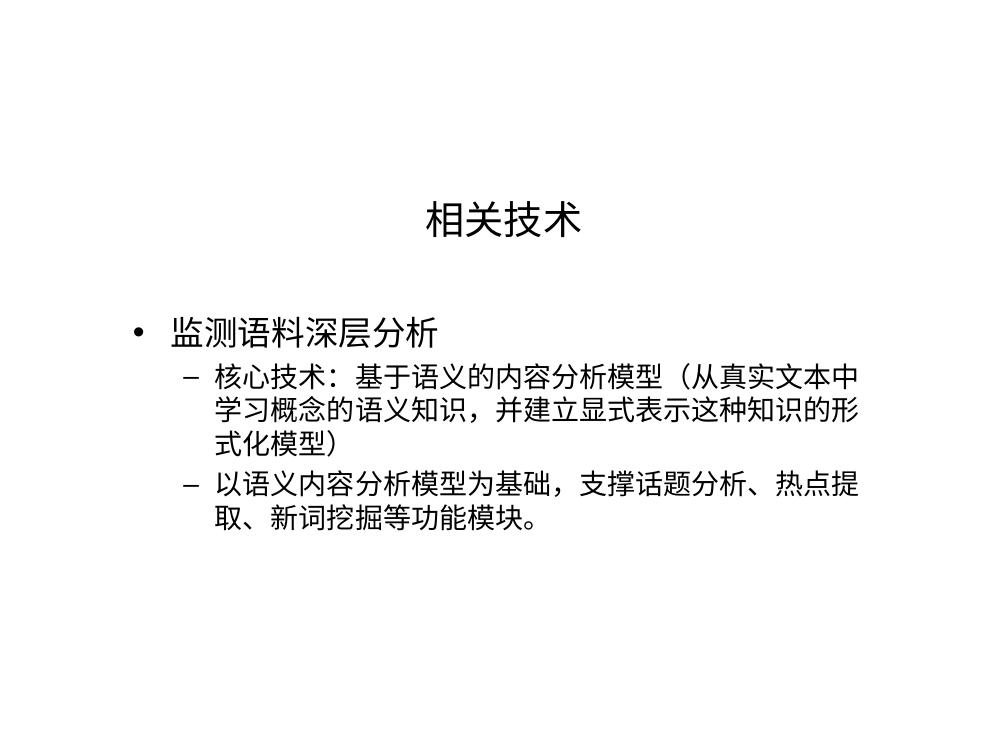
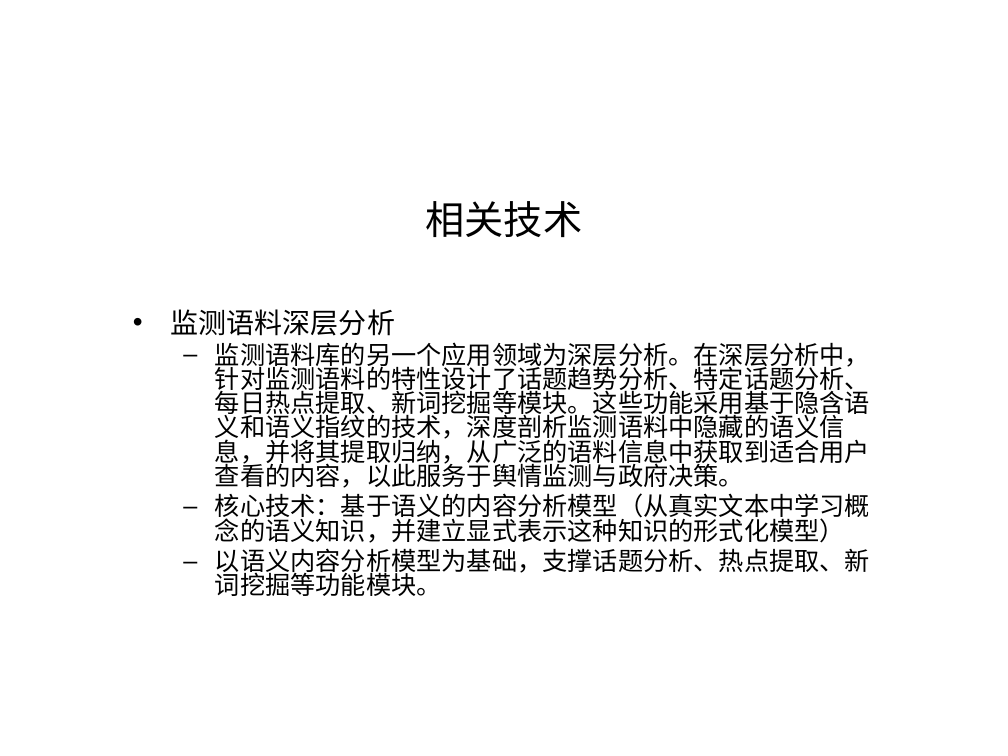
Before and after one commit to shqcandy/Report, a slide deck: slide 7 of 报告_v1.ppt (slide 5 before the commit). Drawn at 1008x756 pixels with LibreOffice and Linux fonts; fonts in the diff are those of the drawing; background and template pictures are left out. Boxes give left, top, right and bottom in pixels: in the first picture for what was removed or moved away, otherwise in the second. Text is boxed around its words. In the diff, an @@ line names an element or a change of style, - is before the commit and + after.

```diff
--- a/报告_v1.ppt
+++ b/报告_v1.ppt
@@ text at (171, 309, 870, 596): size 24 to 20 pt in "监测语料深层分析"; size 20 to 18 pt in "核心技术：基于语义的内容分析模型（从真实文本中学习概念的语义知识，并建立显式表示这种知识的形式化模型）", "以语义内容分析模型为基础，支撑话题分析、热点提取、新词挖掘等功能模块。"; line spacing 1 to 0.8; less space between paragraphs @@
@@ text at (215, 342, 870, 488): paragraph added @@
+  – 监测语料库的另一个应用领域为深层分析。在深层分析中，针对监测语料的特性设计了话题趋势分析、特定话题分析、每日热点提取、新词挖掘等模块。这些功能采用基于隐含语义和语义指纹的技术，深度剖析监测语料中隐藏的语义信息，并将其提取归纳，从广泛的语料信息中获取到适合用户查看的内容，以此服务于舆情监测与政府决策。
```
Also in this commit, not shown: 3 other slides changed, 24 slides added, 1 other file.
